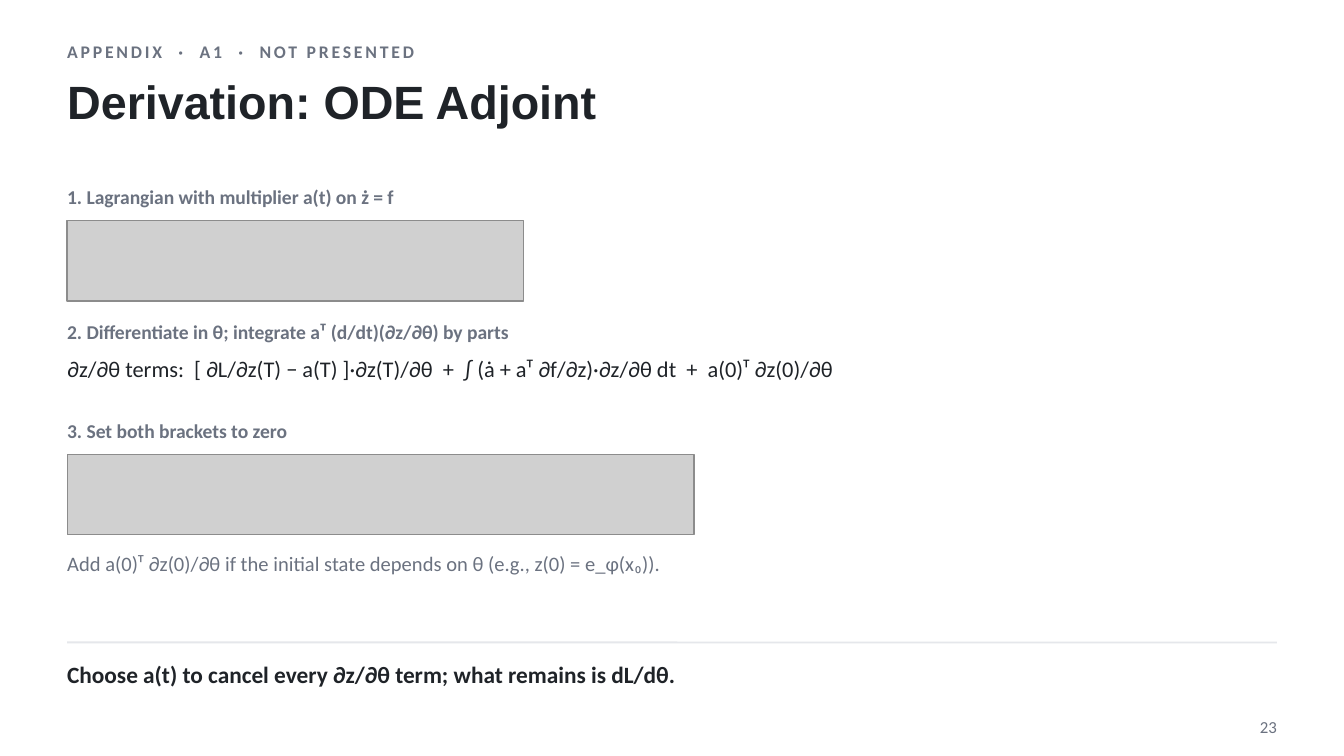
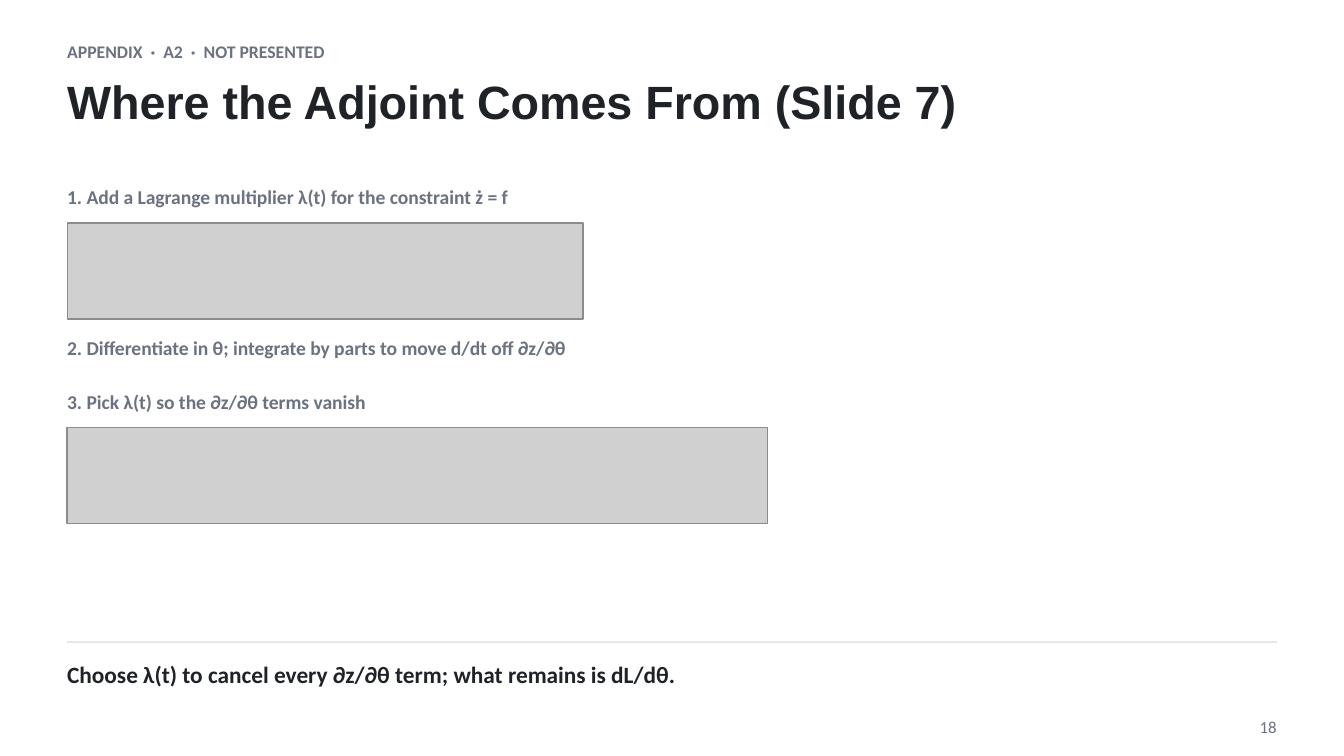
Before and after one commit to nishadw/neural-sde, a slide deck: slide 18 of lecture/neural_sde_lecture.pptx (slide 23 before the commit). Drawn at 1344x756 pixels with LibreOffice and Linux fonts; fonts in the diff are those of the drawing; grey boxes stand for pictures. Boxes give left, top, right and bottom in pixels: in the first picture for what was removed or moved away, otherwise in the second. Text is boxed around its words. In the diff, an @@ line names an element or a change of style, - is before the commit and + after.

```diff
--- a/lecture/neural_sde_lecture.pptx
+++ b/lecture/neural_sde_lecture.pptx
@@ text at (67,46,325,58): text changed @@
-APPENDIX · A1 · NOT PRESENTED
+APPENDIX · A2 · NOT PRESENTED
@@ title at (67,85,956,128): text changed @@
-Derivation: ODE Adjoint
+Where the Adjoint Comes From (Slide 7)
@@ text at (67,189,508,208): text changed @@
-1. Lagrangian with multiplier a(t) on ż = f
+1. Add a Lagrange multiplier λ(t) for the constraint ż = f
@@ picture: place and size @@
-picture at (67,220,524,301)
+picture at (67,223,583,319)
@@ text at (67,341,566,359): text changed @@
-2. Differentiate in θ; integrate aᵀ (d/dt)(∂z/∂θ) by parts
+2. Differentiate in θ; integrate by parts to move d/dt off ∂z/∂θ
@@ text removed at (67,359,833,380) @@
-∂z/∂θ terms: [ ∂L/∂z(T) − a(T) ]·∂z(T)/∂θ + ∫ (ȧ + aᵀ ∂f/∂z)·∂z/∂θ dt + a(0)ᵀ ∂z(0)/∂θ
@@ text added at (67,395,366,412), 10.5 pt, text #6B7280, bold @@
+3. Pick λ(t) so the ∂z/∂θ terms vanish
@@ picture: place and size @@
-picture at (67,454,694,535)
+picture at (67,427,767,523)
@@ text removed at (67,424,287,438) @@
-3. Set both brackets to zero
@@ text removed at (67,555,660,575) @@
-Add a(0)ᵀ ∂z(0)/∂θ if the initial state depends on θ (e.g., z(0) = e_φ(x₀)).
@@ text at (67,666,675,687): text changed @@
-Choose a(t) to cancel every ∂z/∂θ term; what remains is dL/dθ.
+Choose λ(t) to cancel every ∂z/∂θ term; what remains is dL/dθ.
@@ page number at (1260,721,1277,733): text changed @@
-23
+18
```
Also in this commit, not shown: 4 other slides changed, 16 slides added, 27 slides removed, 12 other files.
